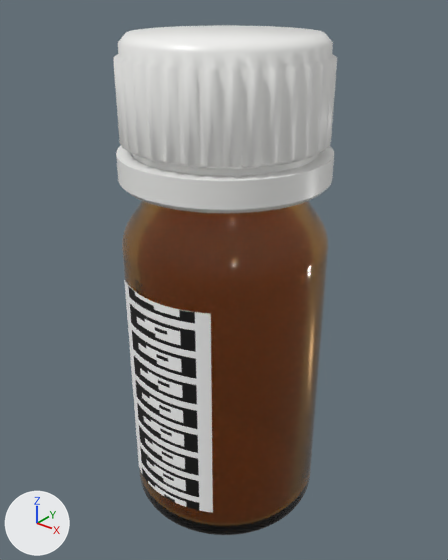
The glTF model assets/amber-bottles/labelled/SMP-0061_2006314962162.glb as it was, and as the next commit left it.
Both versions are drawn from a 50 mm camera at (0.0389, -0.0488, 0.0584) aimed at (-0.0004, 0.0003, 0.0279). The lights are fixed; the arrows at lower left show +X, +Y and +Z. The older version comes first. Where no turn or scale is listed for an object, it has been applied to the vertices. Vertices at exactly the same position are counted once.

Before the edit, the objects in view are built like this:
```python
me_bottle_010ml = bpy.data.meshes.new('Bottle_010ml')
me_bottle_010ml.from_pydata(...)  # 5094 vertices, 10180 faces; spans x -0.011..0.011, y -0.011..0.011, z 0.0..0.0523
me_bottle_010ml.materials.append(mat_amber_glass)  # orange #ce903f
me_cap_pp18 = bpy.data.meshes.new('Cap_PP18')
me_cap_pp18.from_pydata(...)  # 1874 vertices, 3744 faces; spans x -0.0109..0.0109, y -0.0109..0.0109, z 0.0..0.0142
me_cap_pp18.materials.append(mat_white_pp)  # white #f7f7f5
me_label_smp_0061 = bpy.data.meshes.new('Label_SMP-0061')
me_label_smp_0061.from_pydata(...)  # 132 vertices, 128 faces; spans x -0.0059..0.0059, y -0.0112..-0.0095, z 0.0047..0.03
# faces by material slot: [64, 64]
me_label_smp_0061.materials.append(mat_label_paper)  # picture img_label_smp_0061
me_label_smp_0061.materials.append(mat_label_back)  # white #f9f9f7
ob_bottle_010ml = bpy.data.objects.new('Bottle_010ml', me_bottle_010ml)
ob_bottle_010ml.location = (0.0, 0.0, 0.0)
ob_cap_010ml_pp18 = bpy.data.objects.new('Cap_010ml_PP18', me_cap_pp18)
ob_cap_010ml_pp18.location = (0.0, 0.0, 0.0397)
ob_label_smp_0061 = bpy.data.objects.new('Label_SMP-0061', me_label_smp_0061)
ob_label_smp_0061.location = (0.0, 0.0, 0.0)
```
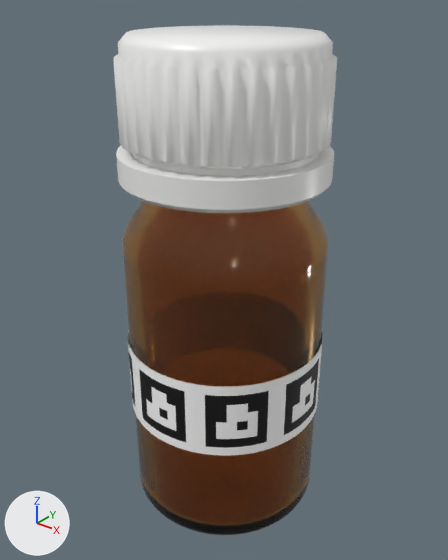
What differs and where, as boxes (x1, y1, x2, y2) in the pictures (448 x 560 px):
'Label_SMP-0061', reshaped
    before: (124, 280, 213, 513)
    after: (128, 330, 323, 456)
part 1 of me_label_smp_0061, added
    after: (128, 330, 323, 456)
part 2 of me_label_smp_0061, deleted
    before: (124, 280, 213, 513)

Edits to the bpy script that builds the scene:
```text
Change me_label_smp_0061:
    used by ob_label_smp_0061; location = (0.0, 0.0, 0.0)
    remove me_label_smp_0061.from_pydata(...)  # 132 vertices, 128 faces; spans x -0.0059..0.0059, y -0.0112..-0.0095, z 0.0047..0.03
    add me_label_smp_0061.from_pydata(...)  # 388 vertices, 384 faces; spans x -0.0112..0.0112, y -0.0112..0.0112, z 0.0129..0.0217
    me_label_smp_0061 part 1: 388 vertices added at x -0.0112..0.0112, y -0.0112..0.0112, z 0.0129..0.0217
    me_label_smp_0061 part 2: 132 vertices removed from x -0.0059..0.0059, y -0.0112..-0.0095, z 0.0047..0.03
```
